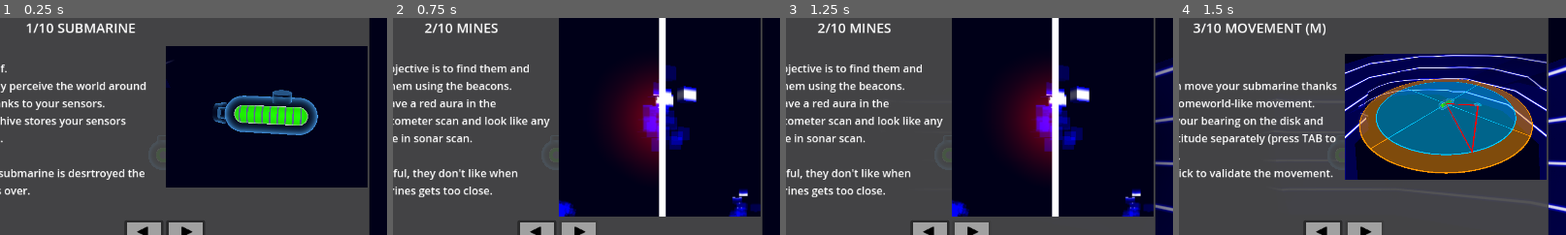
Above: before the commit, frames 1-4 (left to right).
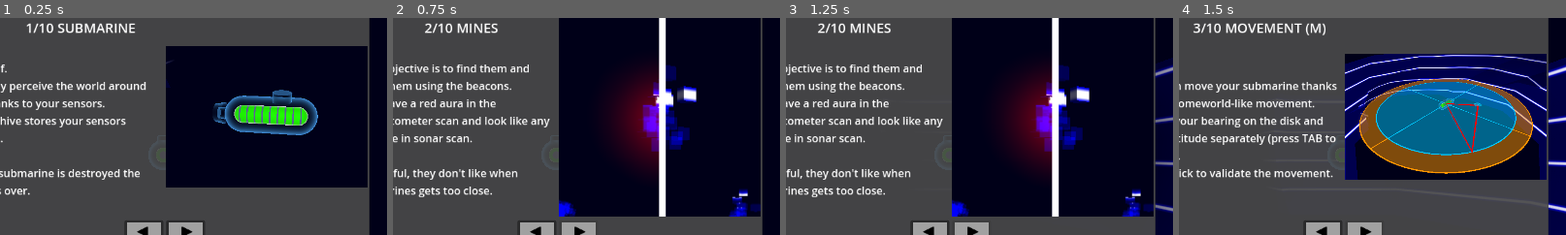
Above: after the commit, the same moments.

Repository: squirrelsoftcompany/LD57
Game: Godot game, scene res://Scenes/test_scene.tscn
Two runs of this game, one before a commit and one after it. Both use one fixed random seed, a clock stepped at 60 frames per second and the inputs below.
Inputs (mouse positions are % of the whole screen's width and height, from its top left):
- Up to frame 1 (0.25 s): no input
- Up to frame 2 (0.75 s): click (53, 68) at 0.5 s
- Up to frame 3 (1.25 s): no input
- Up to frame 4 (1.5 s): click (53, 68) at 1.25 s
The pictures show only the part of the screen within x 29-79%, y 18-68%; the shares and areas given below are measured in that part.

The runs differ from the first frame. In frame 1, 0.4% of the frame differs, in the area x 22-38%, y 69-75%; in frame 2, nothing differs; in frame 3, nothing differs; in frame 4, nothing differs.

Commit message:
typo in error

Diff:
--- a/Scenes/GUI/help_menu.tscn
+++ b/Scenes/GUI/help_menu.tscn
@@ -28,7 +28,7 @@
 You only perceive the world around you thanks to your sensors.
 The archive stores your sensors returns.
 
-If your submarine is desrtroyed the game is over."
+If your submarine is destroyed the game is over."
 help_image = ExtResource("3_u548a")
 metadata/_custom_type_script = "uid://dm1teuiyskk6d"
 
@@ -93,9 +93,9 @@
 title = "7/10 SONAR"
 action_name = &"scan_huge_sonar"
 text = "Your submarine has a passive small sonar used after each movement. You also have an active sonar that you can use to extend your vision.
-Sonar can see caverns walls fishes and mines.
-
-Using the active sonar will consume energy."
+Sonar can see caverns, walls, fishes and mines.
+
+Using the active sonar consume energy."
 help_image = ExtResource("8_i0c8a")
 metadata/_custom_type_script = "uid://dm1teuiyskk6d"
 
